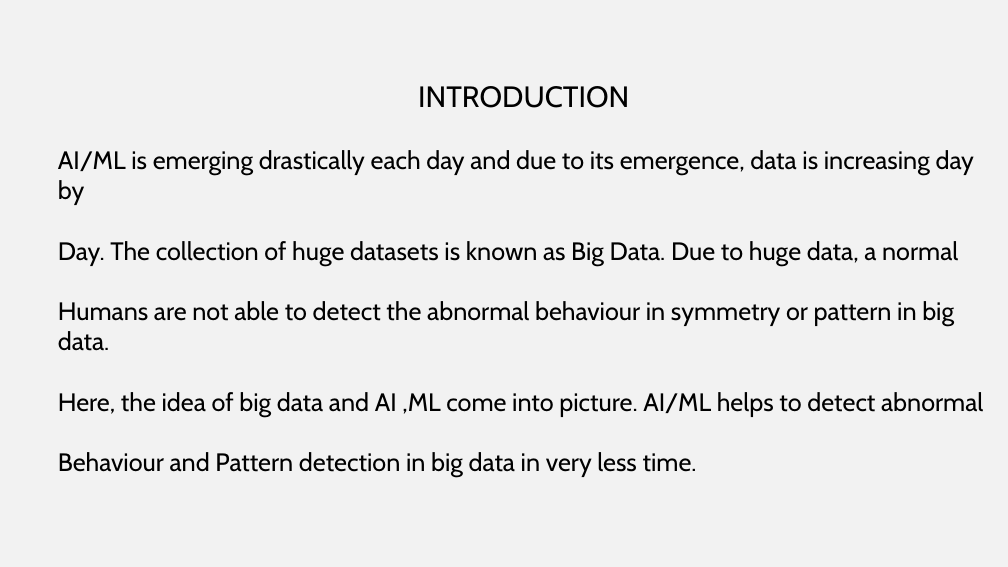
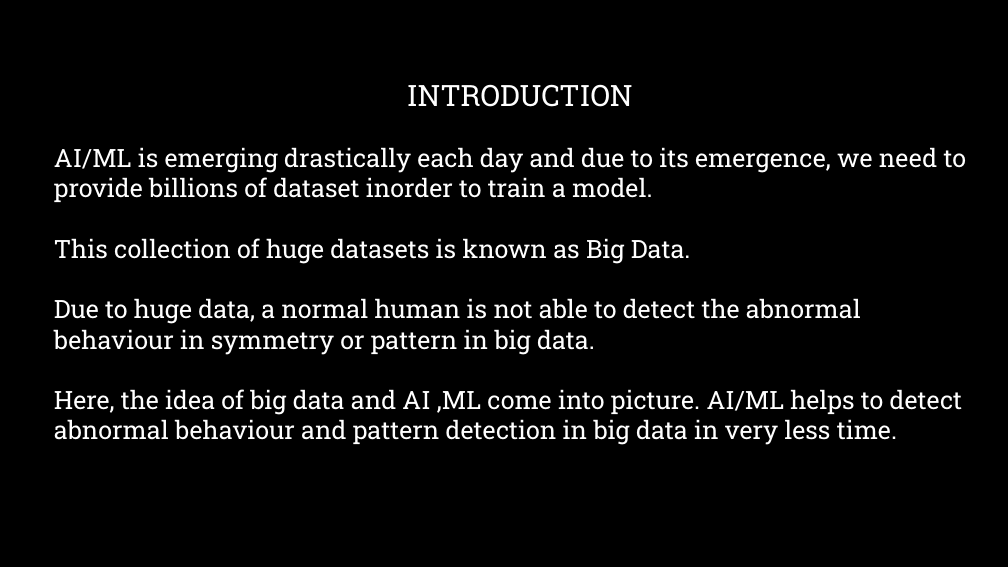
Before and after one commit to paresh1648/TEAM-PNPJ, a slide deck: slide 3 of PNPJ.pptx. Drawn at 1008x567 pixels with LibreOffice and Linux fonts; fonts in the diff are those of the drawing; background and template pictures are left out. Boxes give left, top, right and bottom in pixels: in the first picture for what was removed or moved away, otherwise in the second. Text is boxed around its words. In the diff, an @@ line names an element or a change of style, - is before the commit and + after.

```diff
--- a/PNPJ.pptx
+++ b/PNPJ.pptx
@@ background #F2F2F2 to picture (left out) @@
@@ text at (407, 84, 633, 107): font Cabin to Roboto Slab, text colour #000000 to #FFFFFF in "INTRODUCTION" @@
@@ text at (54, 147, 966, 445): text changed; font Cabin to Roboto Slab; text colour #000000 to #FFFFFF @@
-AI/ML is emerging drastically each day and due to its emergence, data is increasing day by
-Day. The collection of huge datasets is known as Big Data. Due to huge data, a normal
-Humans are not able to detect the abnormal behaviour in symmetry or pattern in big data.
-Here, the idea of big data and AI ,ML come into picture. AI/ML helps to detect abnormal
-Behaviour and Pattern detection in big data in very less time.
+AI/ML is emerging drastically each day and due to its emergence, we need to provide billions of dataset inorder to train a model.
+This collection of huge datasets is known as Big Data.
+Due to huge data, a normal human is not able to detect the abnormal behaviour in symmetry or pattern in big data.
+Here, the idea of big data and AI ,ML come into picture. AI/ML helps to detect abnormal behaviour and pattern detection in big data in very less time.
```
Also in this commit, not shown: 3 other slides changed, 1 slide added, 1 other file.
